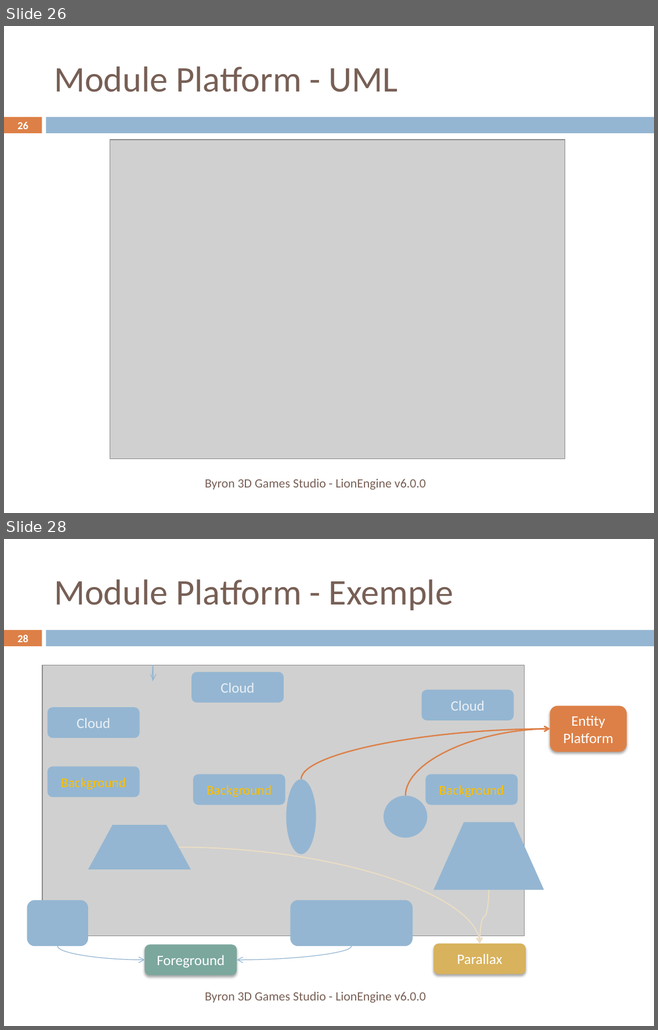
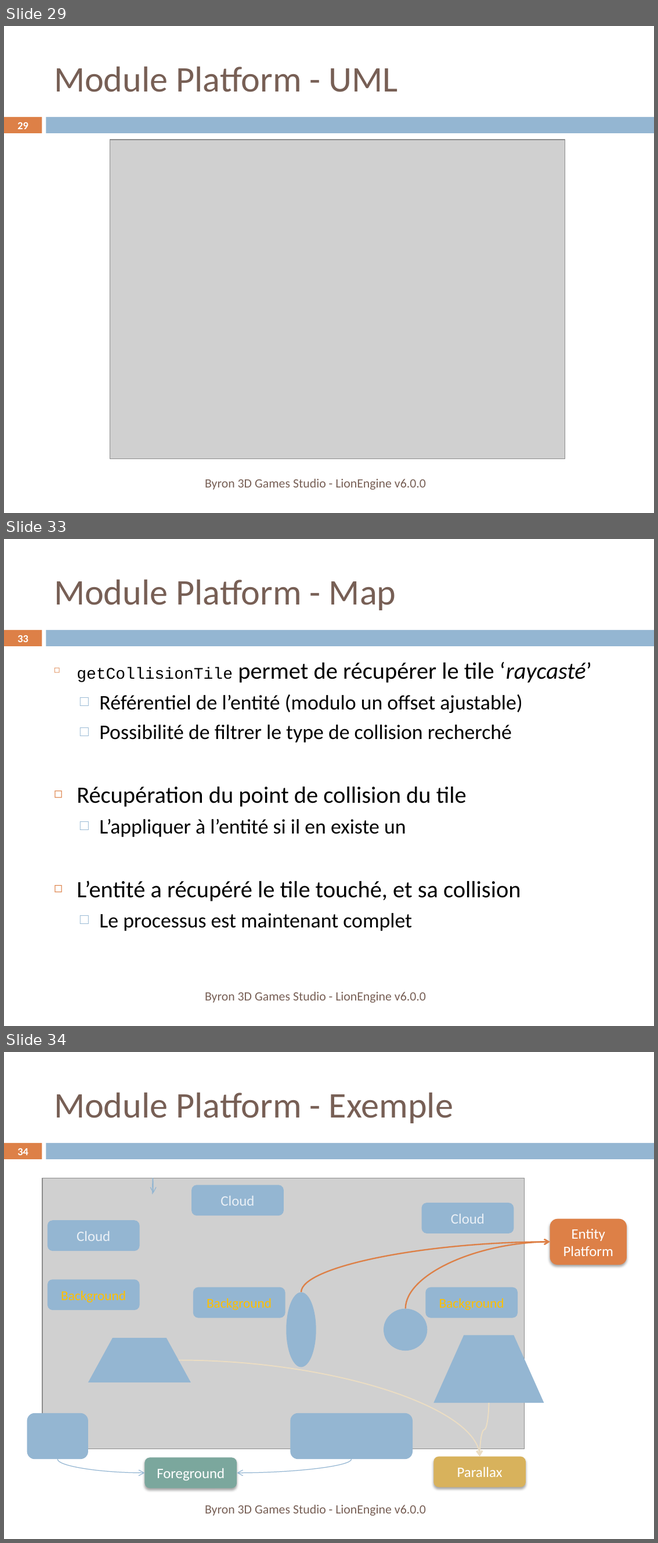
Before and after one commit to b3dgs/lionengine, a slide deck: doc/src/lionengine.pptx. Shown one above the other, each under a label of ours: slides 26 and 28 before the commit, slides 29, 33 and 34 after it; the slides between them are not shown. The pictures are 658x1030 and 658x1543 pixels, drawn with LibreOffice and Linux fonts; fonts in the diff are those of the drawing; grey boxes stand for pictures. Boxes give left, top, right and bottom in pixels: in the first picture for what was removed or moved away, otherwise in the second. Text is boxed around its words. In the diff, an @@ line names an element or a change of style, - is before the commit and + after.

```diff
--- a/doc/src/lionengine.pptx
+++ b/doc/src/lionengine.pptx
@@ slide 33 added at box(4, 539, 654, 1026), background #FFFFFF; not listed: 2 template elements that a slide beside it also shows @@
@@ title added at box(54, 580, 396, 610), 40 pt, text #775F55 @@
+Module Platform - Map
@@ page number added at box(17, 635, 28, 642), 11.9 pt, text #FFFFFF, bold @@
+33
@@ text added at box(76, 662, 592, 931), 23 pt, text #000000 @@
+◻ getCollisionTile permet de récupérer le tile ‘raycasté’
+  □ Référentiel de l’entité (modulo un offset ajustable)
+  □ Possibilité de filtrer le type de collision recherché
+◻ Récupération du point de collision du tile
+  □ L’appliquer à l’entité si il en existe un
+◻ L’entité a récupéré le tile touché, et sa collision
+  □ Le processus est maintenant complet
@@ text added at box(205, 992, 426, 1003), 14 pt, text #775F55 @@
+Byron 3D Games Studio - LionEngine v6.0.0
@@ what was slide 26 is now slide 29 @@
@@ page number at box(17, 122, 28, 129): text changed @@
-26
+29
@@ what was slide 28 is now slide 34 @@
@@ page number at box(17, 1148, 28, 1155): text changed @@
-28
+34
```
Also in this commit, not shown: 15 slides changed, 11 other slides added, 48 other files.
